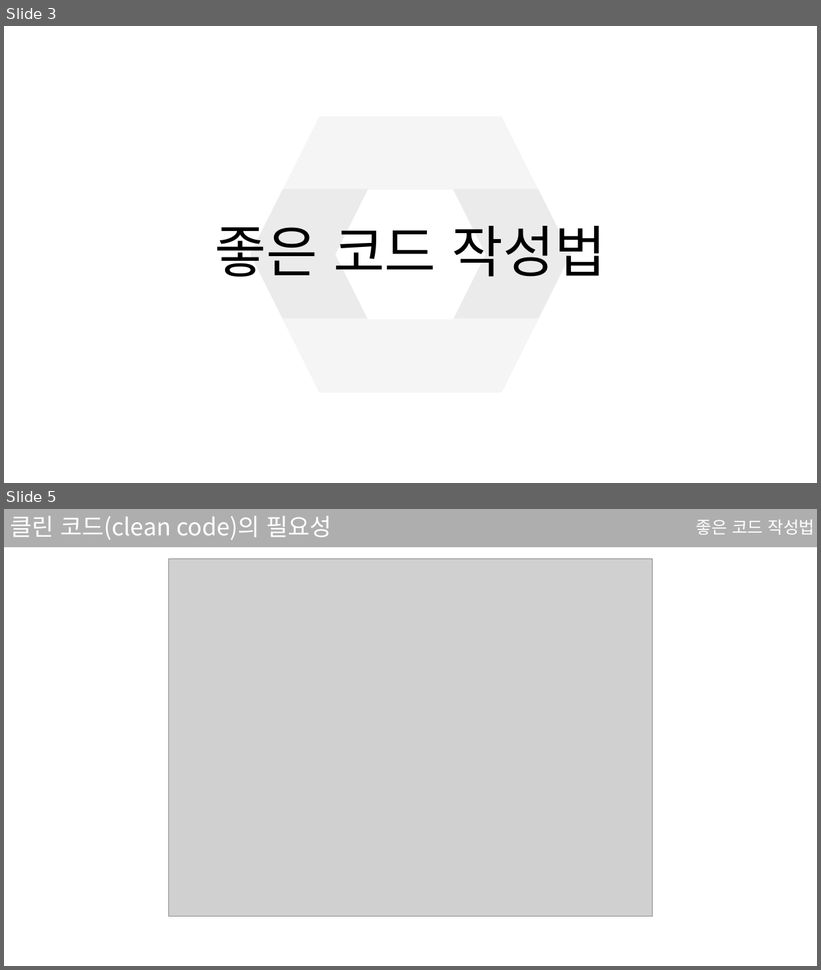
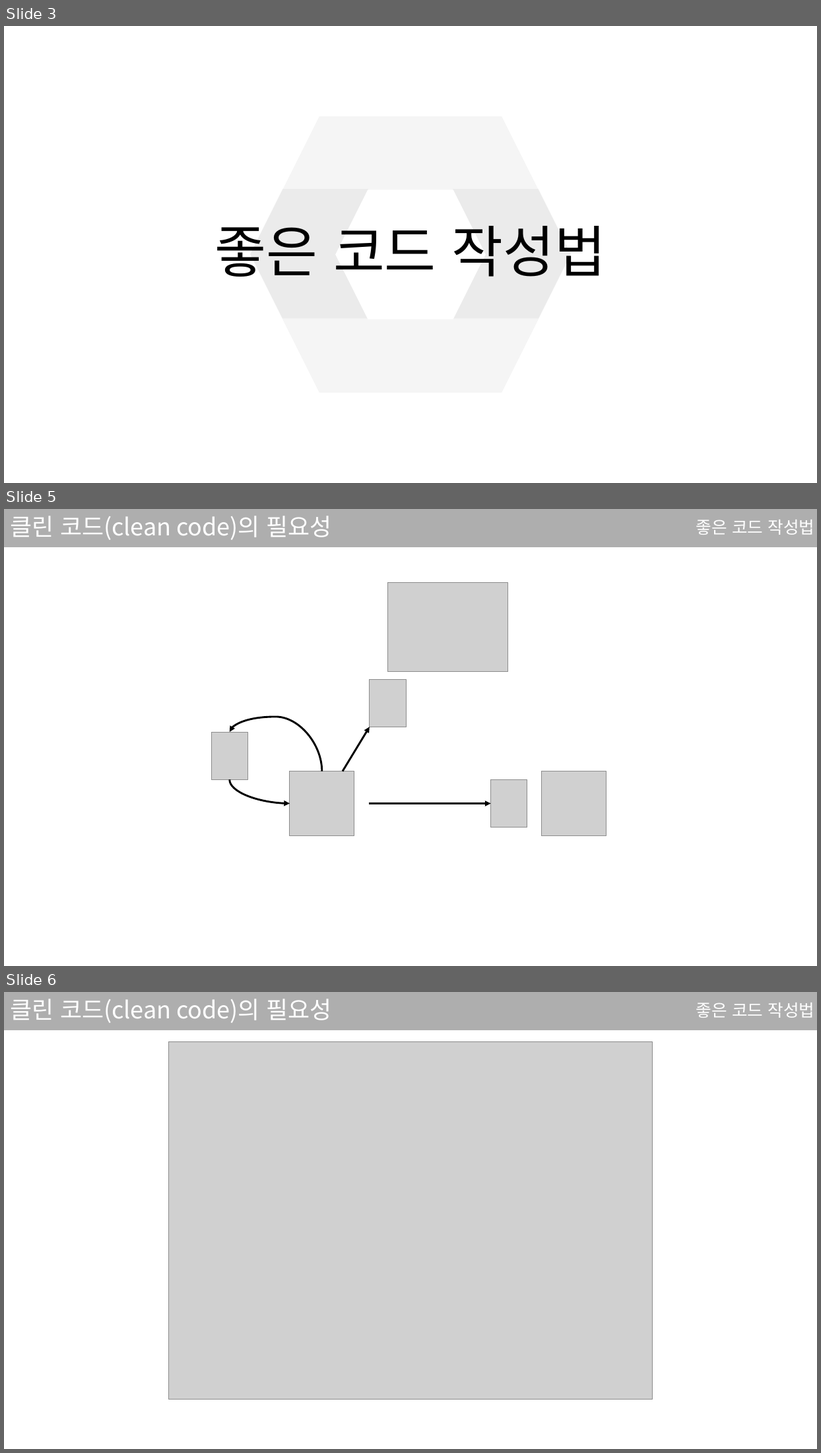
Before and after one commit to sjsjsj1246/EC_C_Language_Study, a slide deck: ppt/8강.pptx. Shown one above the other, each under a label of ours: slides 3 and 5 before the commit, slides 3, 5 and 6 after it; the slides between them are not shown. The pictures are 821x970 and 821x1453 pixels, drawn with LibreOffice and Linux fonts; fonts in the diff are those of the drawing; grey boxes stand for pictures. Boxes give left, top, right and bottom in pixels: in the first picture for what was removed or moved away, otherwise in the second. Text is boxed around its words. In the diff, an @@ line names an element or a change of style, - is before the commit and + after.

```diff
--- a/ppt/8강.pptx
+++ b/ppt/8강.pptx
@@ slide 5 added at (x1=4, y1=509, x2=817, y2=966), background #FFFFFF; not listed: 1 template element that a slide beside it also shows @@
@@ title added at (x1=10, y1=516, x2=332, y2=540), 28 pt, text #FFFFFF @@
+클린 코드(clean code)의 필요성
@@ text added at (x1=696, y1=520, x2=815, y2=535), 20 pt, text #FFFFFF @@
+좋은 코드 작성법
@@ picture added at (x1=387, y1=583, x2=508, y2=672) @@
@@ picture added at (x1=370, y1=679, x2=406, y2=727) @@
@@ curved arrow added from (322, 771) to (230, 732), #000000 2.25 pt @@
@@ picture added at (x1=211, y1=732, x2=248, y2=780) @@
@@ arrow added from (343, 771) to (370, 727), #000000 2.25 pt @@
@@ curved arrow added from (230, 780) to (290, 803), #000000 2.25 pt @@
@@ picture added at (x1=290, y1=771, x2=354, y2=836) @@
@@ picture added at (x1=491, y1=780, x2=527, y2=827) @@
@@ picture added at (x1=541, y1=771, x2=606, y2=836) @@
@@ arrow added from (369, 803) to (491, 803), #000000 2.25 pt @@
@@ what was slide 5 is now slide 6 @@
```
Also in this commit, not shown: 4 slides changed, 3 other slides added, 1 other file.
